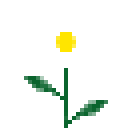
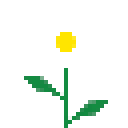
Comparing the layer stacks of the two 128x128 images. Changes:
painted on "Тло" over [24, 36, 108, 128]
